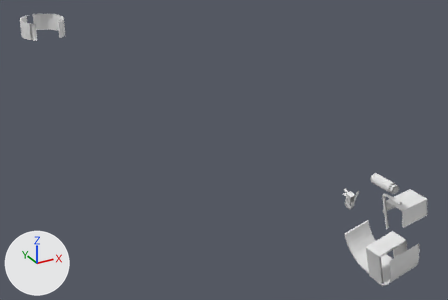
One commit to the OBJ model DarkChaos-Dev/gameitems/Primitive.LM_L_LMR_Parts.obj: the scene before it, then after it.
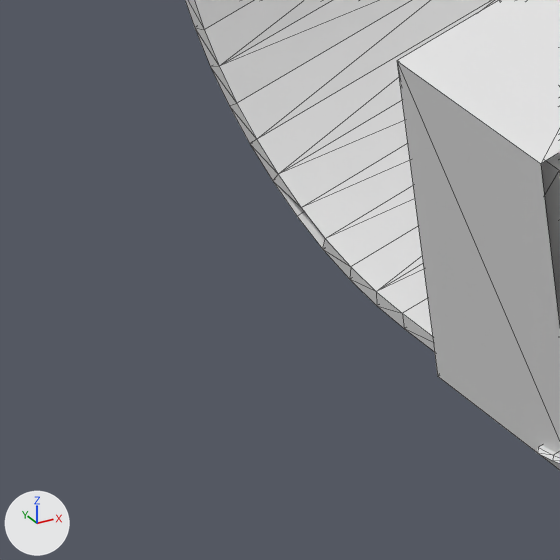
There are two pictures of each version: one whole from a camera (50 mm lens) standing at (-623.0, -895.0, -39.0) and looking at (-157.0, -48.0, -462.0), one close up on the part from 73% to 85% of the width and 80% to 98% of the height. Lighting does not change. The marker at lower left points along +X, +Y and +Z. The close-ups show mesh edges as thin lines. Where no turn or scale is listed for an object, it has been applied to the vertices. Vertices at the same position are counted once.

Names of what the first close-up shows: 'LM_L_LMR_Parts'.
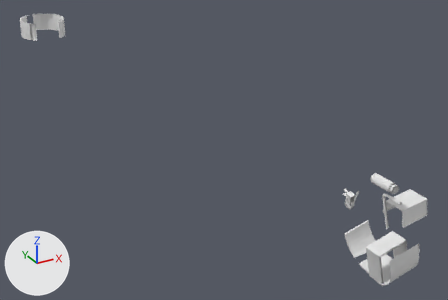
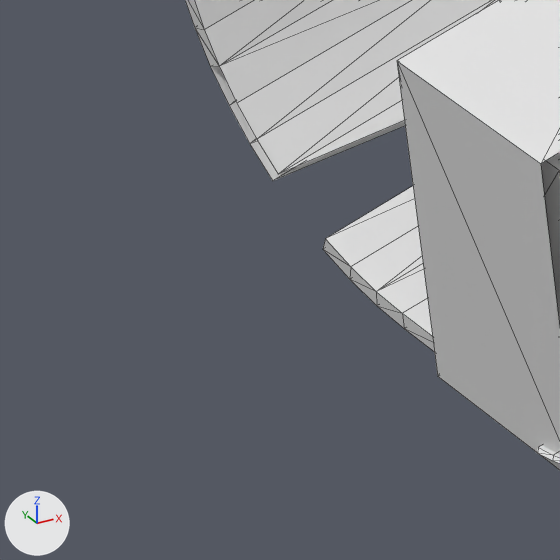
Scene script edits in JSON lines:
```json
{"block": "me_lm_l_lmr_parts", "where": "# used by ob_lm_l_lmr_parts; location = (0.0, 0.0, 0.0)"}
{"op": "remove", "block": "me_lm_l_lmr_parts", "code": "me_lm_l_lmr_parts.from_pydata(...)  # 743 vertices, 1181 faces; spans x -453.0..246.0, y -216.0..39.0, z -747.0..-222.0"}
{"op": "add", "block": "me_lm_l_lmr_parts", "code": "me_lm_l_lmr_parts.from_pydata(...)  # 741 vertices, 1165 faces; spans x -453.0..246.0, y -216.0..39.0, z -747.0..-222.0"}
{"block": "me_lm_l_lmr_parts", "change": "me_lm_l_lmr_parts part 1"}
{"block": "me_lm_l_lmr_parts", "change": "2 vertices are removed from x 111.0..112.0, y -108.0..-107.0, z -738.0..-735.0"}
{"block": "me_lm_l_lmr_parts", "change": "16 faces are deleted"}
```

Pixel boxes (x1, y1, x2, y2) of what changed, in the close-ups (560 x 560 px):
```json
{"part": 1, "of": "me_lm_l_lmr_parts", "change": "deleted", "before": [211, 66, 413, 249]}
```
